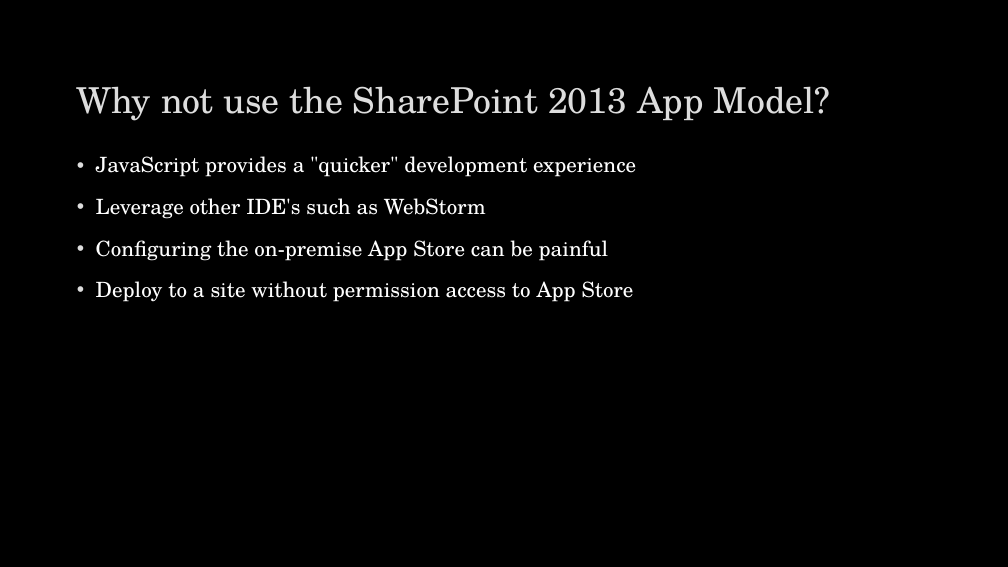
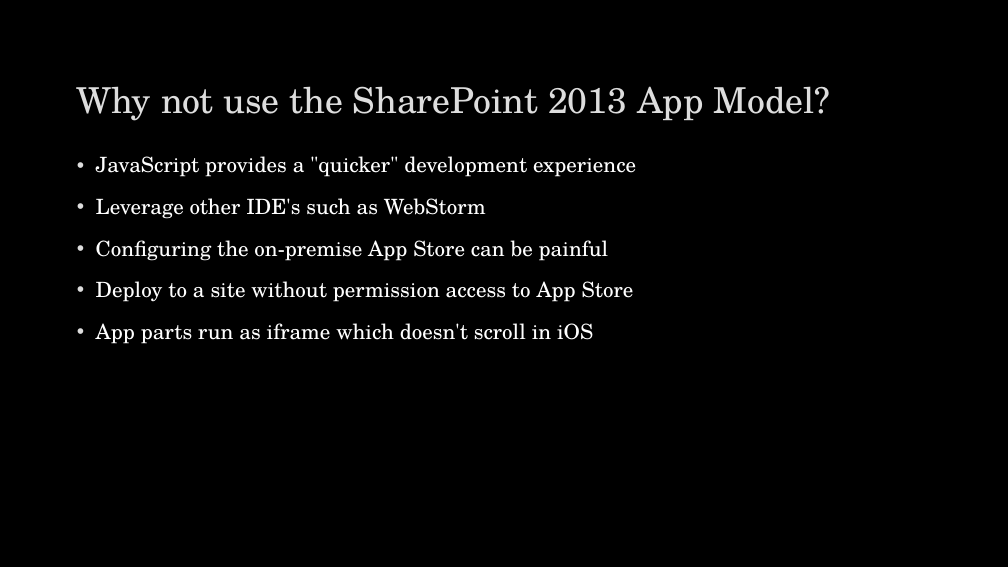
Before and after one commit to spietrek/SharePointCincy2015, a slide deck: slide 30 of Building SPAs in SharePoint Using AngularJS.pptx. Drawn at 1008x567 pixels with LibreOffice and Linux fonts; fonts in the diff are those of the drawing; background and template pictures are left out. Boxes give left, top, right and bottom in pixels: in the first picture for what was removed or moved away, otherwise in the second. Text is boxed around its words. In the diff, an @@ line names an element or a change of style, - is before the commit and + after.

Commit message:
Add iframe item

```diff
--- a/Building SPAs in SharePoint Using AngularJS.pptx
+++ b/Building SPAs in SharePoint Using AngularJS.pptx
@@ text at (x1=96, y1=323, x2=593, y2=344): paragraph added @@
+• App parts run as iframe which doesn't scroll in iOS
```
Also in this commit, not shown: 4 other slides changed.
